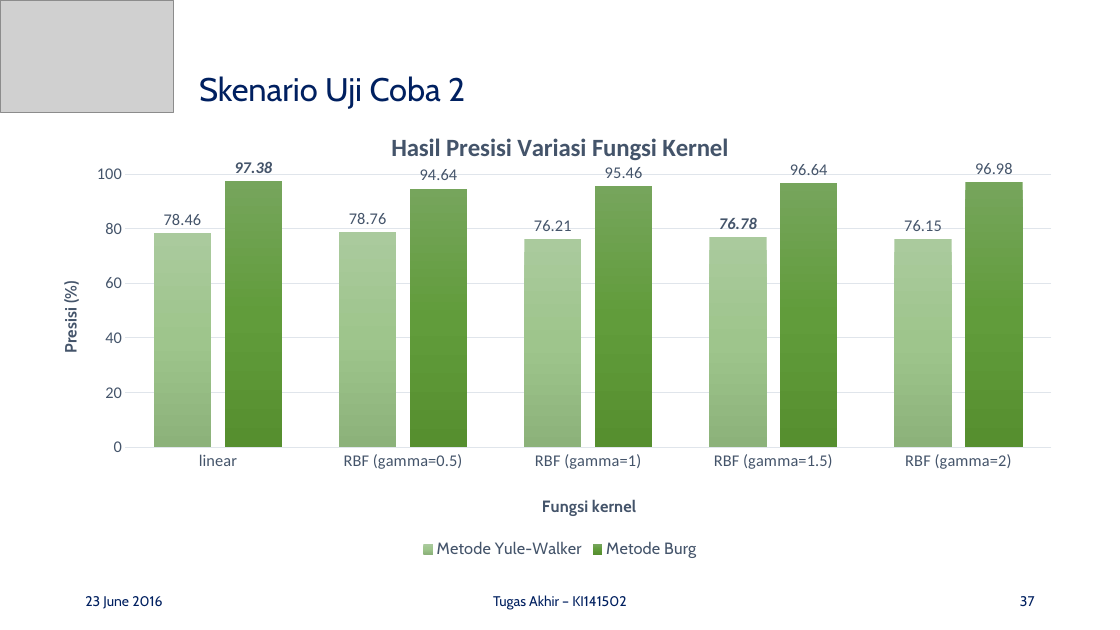
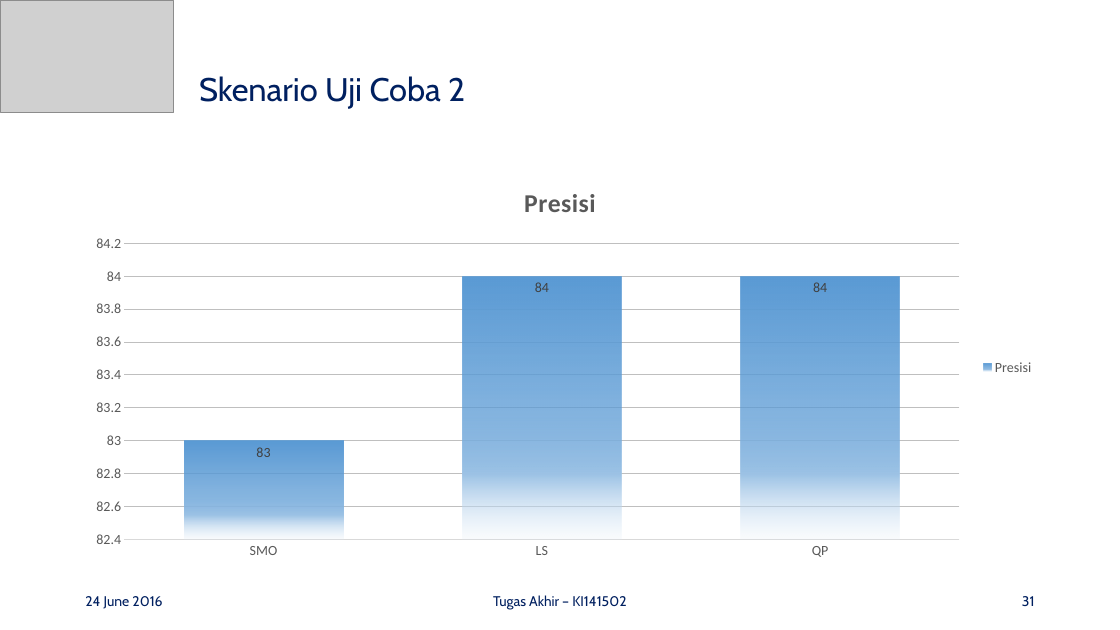
Before and after one commit to mustofa27/tugasAkhir, a slide deck: slide 31 of Bismillah Buku TA/Presentasi-TA_Ahmad-Mustofa_5112100100.pptx (slide 37 before the commit). Drawn at 1120x630 pixels with LibreOffice and Linux fonts; fonts in the diff are those of the drawing; grey boxes stand for pictures. Boxes give left, top, right and bottom in pixels: in the first picture for what was removed or moved away, otherwise in the second. Text is boxed around its words. In the diff, an @@ line names an element or a change of style, - is before the commit and + after.

```diff
--- a/Bismillah Buku TA/Presentasi-TA_Ahmad-Mustofa_5112100100.pptx
+++ b/Bismillah Buku TA/Presentasi-TA_Ahmad-Mustofa_5112100100.pptx
@@ column chart at (77, 168, 1044, 568) @@
@@ title "Hasil Presisi Variasi Fungsi Kernel " to "Presisi" @@
-categories: linear, RBF (gamma=0.5), RBF (gamma=1), RBF (gamma=1.5), RBF (gamma=2)
+categories: SMO, LS, QP
-Metode Yule-Walker: 78.46, 78.76, 76.21, 76.78, 76.15
+Presisi: 83, 84, 84
@@ colour of Presisi gradient #ACCB9D to #A0C68E to #8DB47B to gradient #5B9BD5 to #9DC3E6 to #DEEBF7 @@
@@ data labels of Presisi changed @@
-Metode Burg: 97.38, 94.64, 95.46, 96.64, 96.98
@@ category axis title "Fungsi kernel " to "" @@
@@ value axis title "Presisi (%) " to "" @@
@@ legend changed @@
@@ category axis changed @@
@@ value axis changed @@
@@ bar spacing changed @@
@@ plot area changed @@
@@ column chart: place and size @@
-column chart at (56, 112, 1065, 563)
+column chart at (77, 168, 1044, 568)
@@ text at (85, 596, 162, 609): text changed @@
-23 June 2016
+24 June 2016
@@ page number at (1022, 596, 1035, 606): text changed @@
-37
+31
```
Also in this commit, not shown: 42 other slides changed, 1 slide added, 16 slides removed, 14 other files.
